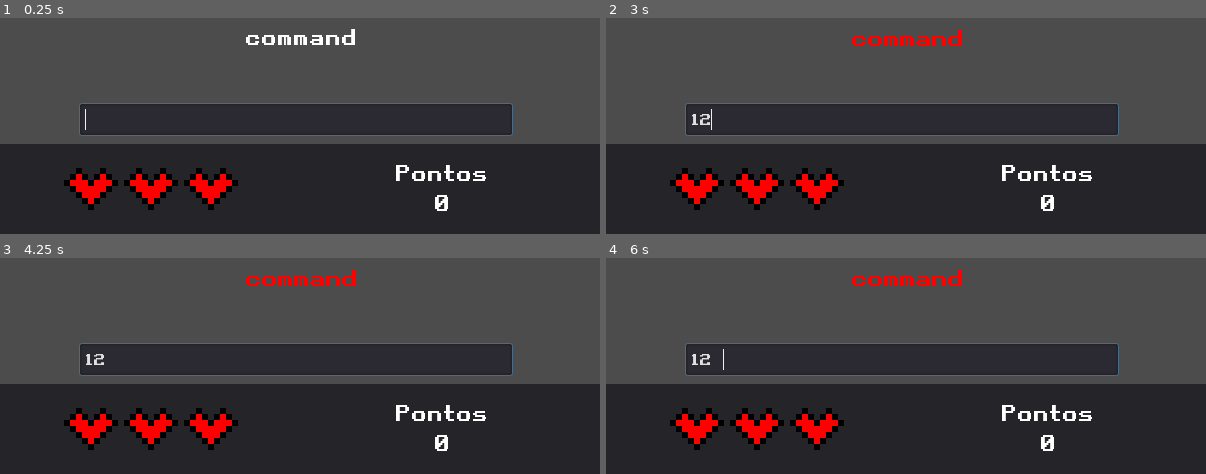
Above: before the commit, frames 1-4 (two rows, left to right).
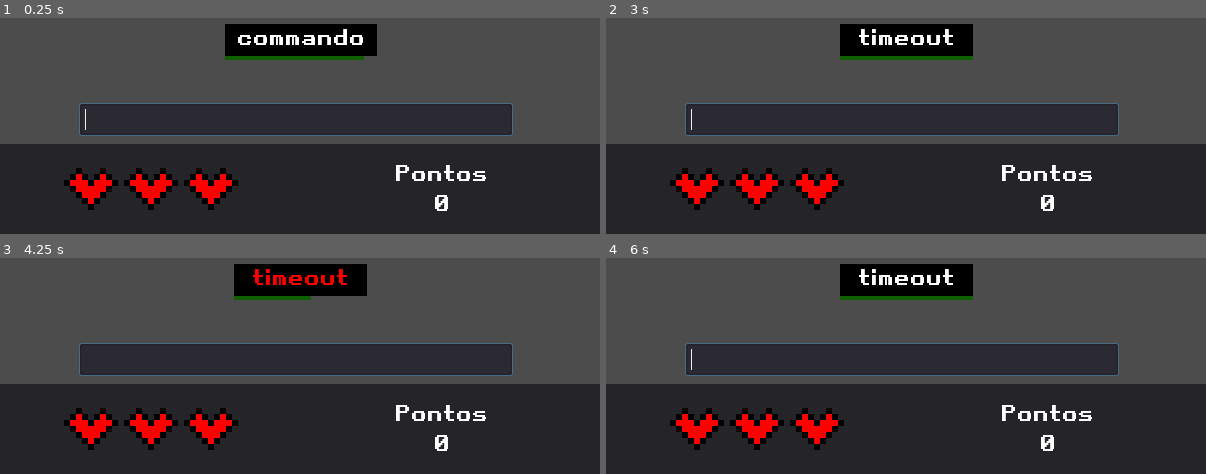
Above: after the commit, the same moments.

Repository: Constanntine001/godot_git_typer
Game: Godot game, scene res://Cenas/main.tscn
The game is run twice, just before and just after one commit, with the same random seed, the same clock (stepped at 60 frames per second) and the same inputs.
Inputs (mouse positions are in pixels of both pictures, inside the frame that each line leads up to):
- Up to frame 1 (0.25 s): no input
- Up to frame 2 (3 s): click (900, 119) at 0.52 s; type "12" at 0.6 s; tap Enter at 1.25 s
- Up to frame 3 (4.25 s): tap Space at 3.5 s
- Up to frame 4 (6 s): tap Enter at 4.25, 5.75 s; tap Space at 5 s

The runs differ from the first frame. In frame 1, 4.0% of the frame differs, in the area x 37-63%, y 2-20%; in frame 2, 3.8%; in frame 3, 3.4%; in frame 4, 3.8%.

Commit message:
Sistema de tempo

Diff:
--- a/Cenas/main.tscn
+++ b/Cenas/main.tscn
@@ -1,9 +1,12 @@
-[gd_scene load_steps=8 format=2]
+[gd_scene load_steps=13 format=2]
 
 [ext_resource path="res://lifebar.png" type="Texture" id=1]
 [ext_resource path="res://Retro Gaming.ttf" type="DynamicFontData" id=2]
 [ext_resource path="res://Scripts/LineEdit.gd" type="Script" id=3]
 [ext_resource path="res://Scripts/RichTextLabel.gd" type="Script" id=4]
+[ext_resource path="res://Scripts/txtBlackBk.gd" type="Script" id=5]
+[ext_resource path="res://Scripts/ProgressBar.gd" type="Script" id=6]
+[ext_resource path="res://Scripts/Timer.gd" type="Script" id=7]
 
 [sub_resource type="DynamicFont" id=1]
 size = 21
@@ -16,6 +19,12 @@
 size = 21
 font_data = ExtResource( 2 )
 
+[sub_resource type="StyleBoxFlat" id=4]
+bg_color = Color( 0.0666667, 0.380392, 0.0117647, 1 )
+
+[sub_resource type="StyleBoxFlat" id=5]
+bg_color = Color( 0.6, 0.6, 0.6, 0 )
+
 [node name="Node2D" type="Node2D"]
 
 [node name="Panel" type="Panel" parent="."]
@@ -23,7 +32,7 @@
 margin_right = 600.0
 margin_bottom = 256.0
 
-[node name="TextureProgress" type="TextureProgress" parent="Panel"]
+[node name="health" type="TextureProgress" parent="Panel"]
 margin_left = 64.0
 margin_top = 24.0
 margin_right = 93.0
@@ -56,14 +65,52 @@
 caret_blink = true
 script = ExtResource( 3 )
 
+[node name="txtBlackBk" type="Panel" parent="."]
+modulate = Color( 0, 0, 0, 1 )
+margin_left = 300.0
+margin_top = 40.0
+margin_right = 301.0
+margin_bottom = 72.0
+grow_horizontal = 2
+grow_vertical = 2
+script = ExtResource( 5 )
+
 [node name="RichTextLabel" type="RichTextLabel" parent="."]
-margin_left = 16.0
+margin_left = 8.0
 margin_top = 40.0
-margin_right = 584.0
-margin_bottom = 80.0
+margin_right = 592.0
+margin_bottom = 72.0
+grow_horizontal = 2
+grow_vertical = 2
 custom_fonts/normal_font = SubResource( 3 )
 bbcode_enabled = true
+bbcode_text = "[center]teste[/center]"
+text = "teste"
+scroll_active = false
 script = ExtResource( 4 )
+
+[node name="timerBar" type="ProgressBar" parent="."]
+margin_left = 300.0
+margin_top = 72.0
+margin_right = 301.0
+margin_bottom = 76.0
+grow_horizontal = 2
+grow_vertical = 2
+custom_styles/fg = SubResource( 4 )
+custom_styles/bg = SubResource( 5 )
+max_value = 1000.0
+value = 1000.0
+percent_visible = false
+script = ExtResource( 6 )
+
+[node name="Timer" type="Timer" parent="timerBar"]
+wait_time = 3.0
+one_shot = true
+script = ExtResource( 7 )
 
 [connection signal="text_changed" from="Panel/LineEdit" to="RichTextLabel" method="_on_LineEdit_text_changed"]
 [connection signal="command_changed" from="RichTextLabel" to="Panel/LineEdit" method="_on_RichTextLabel_command_changed"]
+[connection signal="command_changed" from="RichTextLabel" to="txtBlackBk" method="_on_RichTextLabel_command_changed"]
+[connection signal="command_changed" from="RichTextLabel" to="timerBar" method="_on_RichTextLabel_command_changed"]
+[connection signal="command_changed" from="RichTextLabel" to="timerBar/Timer" method="_on_RichTextLabel_command_changed"]
+[connection signal="timeout" from="timerBar/Timer" to="RichTextLabel" method="_on_Timer_timeout"]
--- a/Scripts/LineEdit.gd
+++ b/Scripts/LineEdit.gd
@@ -1,16 +1,16 @@
 extends LineEdit
+
+
 
 func _ready():
 	self.grab_focus()
 	pass
 
 func _process(delta):
-
 	caret_position = text.length()
 	pass
 
-
-func _on_RichTextLabel_command_changed(strCommand : String):
+func _on_RichTextLabel_command_changed(obj : RichTextLabel):
+	max_length = obj.command.length()
 	clear()
-	max_length = strCommand.length()
 	pass # Replace with function body.
--- /dev/null
+++ b/Scripts/ProgressBar.gd
@@ -0,0 +1,10 @@
+extends ProgressBar
+
+func _process(delta):
+	value = ($Timer.time_left/$Timer.wait_time) * max_value
+
+
+func _on_RichTextLabel_command_changed(obj : RichTextLabel):
+	rect_min_size.x = 19 * obj.command.length()
+	value = max_value
+	pass # Replace with function body.
--- a/Scripts/RichTextLabel.gd
+++ b/Scripts/RichTextLabel.gd
@@ -1,17 +1,25 @@
 extends RichTextLabel
 
-signal command_changed(strCommand)
+signal command_changed(obj)
+
+var command = ""
+
+func _ready():
+	ChangeCommand("commando")
+	pass # Replace with function body.
+
+func ChangeCommand(inputCommand):
+
+	#Choose random command here
 
 
-var command = "command"
 
-func _ready():
+	#Choose random command here
+
+	command = inputCommand
+
 	bbcode_text = "[center][color=white]" + command + "[/color][/center]"
-
-
-	emit_signal('command_changed', command)
-
-	pass # Replace with function body.
+	emit_signal('command_changed', self)
 
 func _on_LineEdit_text_changed(new_text : String):
 
@@ -31,11 +39,18 @@
 		else:
 			normal += command[i]
 
-
 	normal = "[color=white]" + normal + "[/color]"
 	correct = "[color=yellow]" + correct + "[/color]"
 	wrong = "[color=red]" + wrong + "[/color]"
 
 	bbcode_text = "[center]" + correct + wrong + normal + "[/center]"
 
+	if new_text == command:
+		ChangeCommand("success")
 	pass # Replace with function body.
+
+
+
+func _on_Timer_timeout():
+	ChangeCommand("timeout")
+	pass # Replace with function body.
--- /dev/null
+++ b/Scripts/Timer.gd
@@ -0,0 +1,9 @@
+extends Timer
+
+func _on_RichTextLabel_command_changed(obj):
+	if is_stopped():
+		start()
+	else:
+		stop()
+		start(wait_time)
+	pass # Replace with function body.
--- /dev/null
+++ b/Scripts/txtBlackBk.gd
@@ -0,0 +1,6 @@
+extends Panel
+
+func _on_RichTextLabel_command_changed(obj : RichTextLabel):
+
+	rect_min_size.x = 19 * obj.command.length()
+	pass # Replace with function body.
